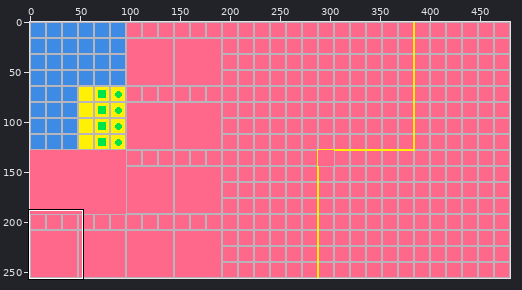
Two versions of one sprite sheet, Yume Nikki Fangame/ChipSet/_template.png. The picture above shows the old version from afar; the outline marks the close-up.
Close-up. Before:
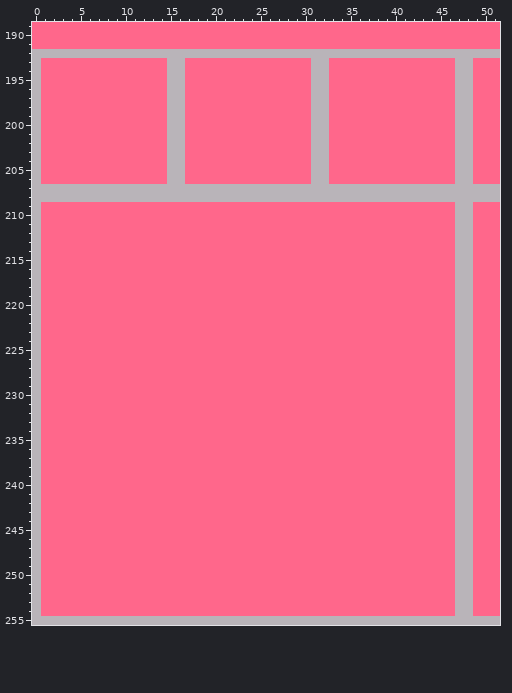
The file is 480x256 pixels. Shown: x 0..51, y 189..255. The commit also changed other parts of the picture, which this record leaves out.
Once edited:
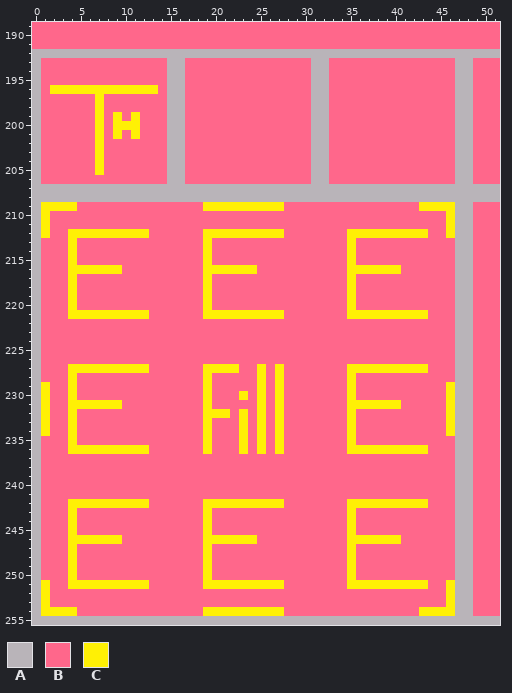
Palette (. is transparent): A #b9b4b9  B #ff678b  C #fff005
The exact change:
y 196: x 2..13 BBBBBBBBBBBB -> CCCCCCCCCCCC
y 197..198: x 7 B -> C
y 199: x 7 B -> C; x 9 B -> C; x 11 B -> C
y 200: x 7 B -> C; x 9..11 BBB -> CCC
y 201: x 7 B -> C; x 9 B -> C; x 11 B -> C
y 202..205: x 7 B -> C
y 209: x 1..4 BBBB -> CCCC; x 19..27 BBBBBBBBB -> CCCCCCCCC; x 43..46 BBBB -> CCCC
y 210..211: x 1 B -> C; x 46 B -> C
y 212: x 1 B -> C; x 4..12 BBBBBBBBB -> CCCCCCCCC; x 19..27 BBBBBBBBB -> CCCCCCCCC; x 35..43 BBBBBBBBB -> CCCCCCCCC; x 46 B -> C
y 213..215: x 4 B -> C; x 19 B -> C; x 35 B -> C
y 216: x 4..9 BBBBBB -> CCCCCC; x 19..24 BBBBBB -> CCCCCC; x 35..40 BBBBBB -> CCCCCC
y 217..220: x 4 B -> C; x 19 B -> C; x 35 B -> C
y 221: x 4..12 BBBBBBBBB -> CCCCCCCCC; x 19..27 BBBBBBBBB -> CCCCCCCCC; x 35..43 BBBBBBBBB -> CCCCCCCCC
y 227: x 4..12 BBBBBBBBB -> CCCCCCCCC; x 19..22 BBBB -> CCCC; x 25 B -> C; x 27 B -> C; x 35..43 BBBBBBBBB -> CCCCCCCCC
y 228: x 4 B -> C; x 19 B -> C; x 25 B -> C; x 27 B -> C; x 35 B -> C
y 229: x 1 B -> C; x 4 B -> C; x 19 B -> C; x 25 B -> C; x 27 B -> C; x 35 B -> C; x 46 B -> C
y 230: x 1 B -> C; x 4 B -> C; x 19 B -> C; x 23 B -> C; x 25 B -> C; x 27 B -> C; x 35 B -> C; x 46 B -> C
y 231: x 1 B -> C; x 4..9 BBBBBB -> CCCCCC; x 19 B -> C; x 25 B -> C; x 27 B -> C; x 35..40 BBBBBB -> CCCCCC; x 46 B -> C
y 232: x 1 B -> C; x 4 B -> C; x 19..21 BBB -> CCC; x 23 B -> C; x 25 B -> C; x 27 B -> C; x 35 B -> C; x 46 B -> C
y 233..234: x 1 B -> C; x 4 B -> C; x 19 B -> C; x 23 B -> C; x 25 B -> C; x 27 B -> C; x 35 B -> C; x 46 B -> C
y 235: x 4 B -> C; x 19 B -> C; x 23 B -> C; x 25 B -> C; x 27 B -> C; x 35 B -> C
y 236: x 4..12 BBBBBBBBB -> CCCCCCCCC; x 19 B -> C; x 23 B -> C; x 25 B -> C; x 27 B -> C; x 35..43 BBBBBBBBB -> CCCCCCCCC
y 242: x 4..12 BBBBBBBBB -> CCCCCCCCC; x 19..27 BBBBBBBBB -> CCCCCCCCC; x 35..43 BBBBBBBBB -> CCCCCCCCC
y 243..245: x 4 B -> C; x 19 B -> C; x 35 B -> C
y 246: x 4..9 BBBBBB -> CCCCCC; x 19..24 BBBBBB -> CCCCCC; x 35..40 BBBBBB -> CCCCCC
y 247..250: x 4 B -> C; x 19 B -> C; x 35 B -> C
y 251: x 1 B -> C; x 4..12 BBBBBBBBB -> CCCCCCCCC; x 19..27 BBBBBBBBB -> CCCCCCCCC; x 35..43 BBBBBBBBB -> CCCCCCCCC; x 46 B -> C
y 252..253: x 1 B -> C; x 46 B -> C
y 254: x 1..4 BBBB -> CCCC; x 19..27 BBBBBBBBB -> CCCCCCCCC; x 43..46 BBBB -> CCCC
